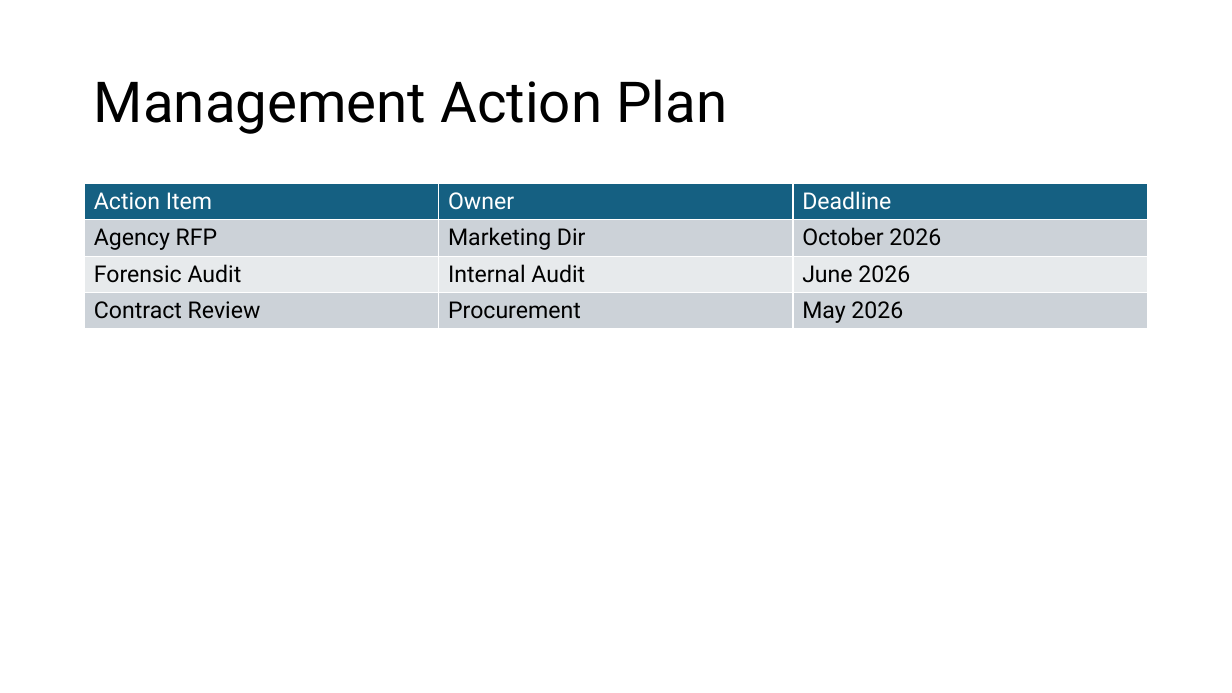
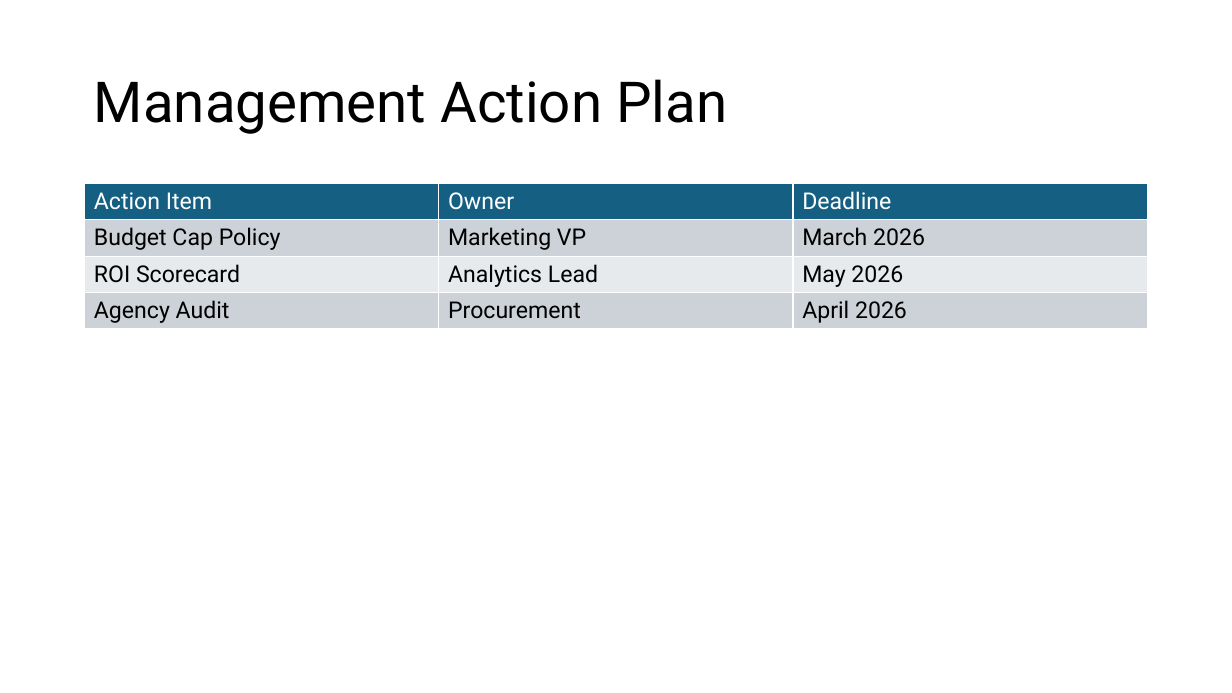
Before and after one commit to DenzDy/ia-report-bot-tools, a slide deck: slide 6 of generated_pptx/IA_Report_Marketing_Spend_Efficiency.pptx. Drawn at 1232x693 pixels with LibreOffice and Linux fonts; fonts in the diff are those of the drawing. Boxes give left, top, right and bottom in pixels: in the first picture for what was removed or moved away, otherwise in the second. Text is boxed around its words. In the diff, an @@ line names an element or a change of style, - is before the commit and + after.

```diff
--- a/generated_pptx/IA_Report_Marketing_Spend_Efficiency.pptx
+++ b/generated_pptx/IA_Report_Marketing_Spend_Efficiency.pptx
@@ table at (85, 184, 1147, 623) @@
-row 2: Agency RFP | Marketing Dir | October 2026
+row 2: Budget Cap Policy | Marketing VP | March 2026
-row 3: Forensic Audit | Internal Audit | June 2026
+row 3: ROI Scorecard | Analytics Lead | May 2026
-row 4, column 1: Contract Review
+row 4, column 1: Agency Audit
-row 4, column 3: May 2026
+row 4, column 3: April 2026
```
Also in this commit, not shown: 5 other slides changed, 41 other files.
